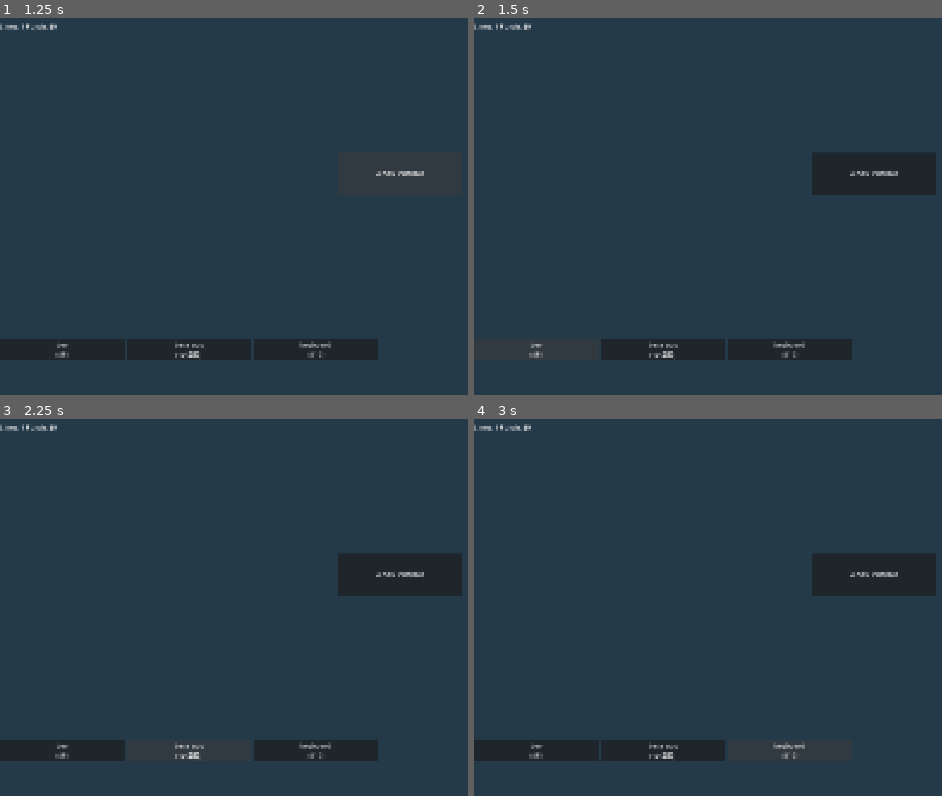
Above: before the commit, frames 1-4 (two rows, left to right).
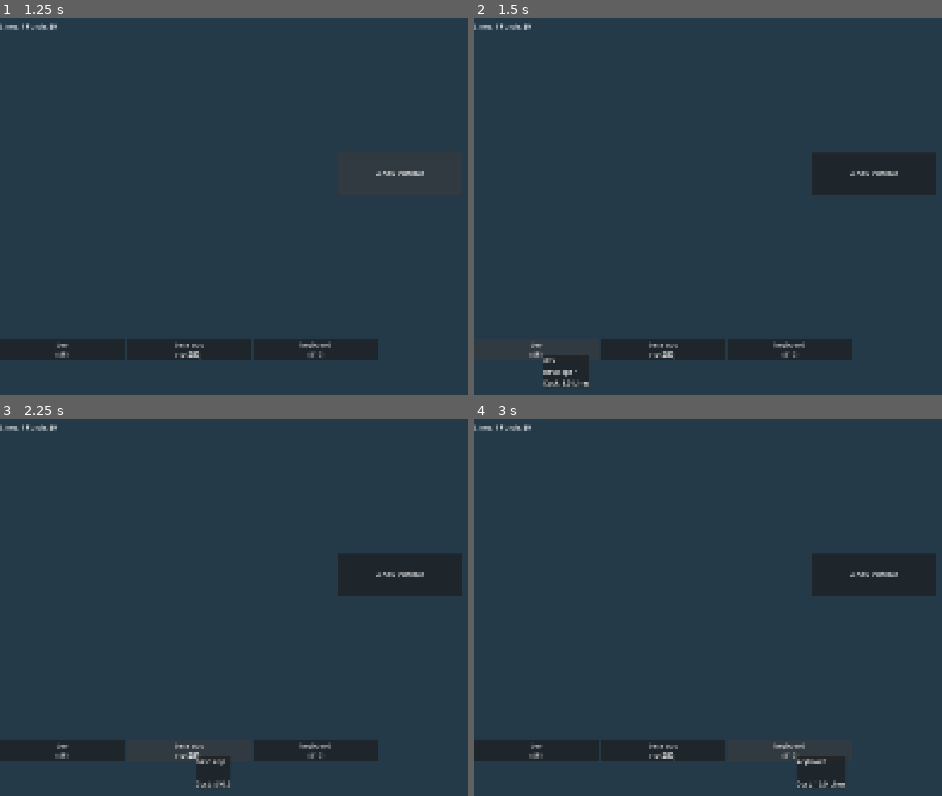
Above: after the commit, the same moments.

Repository: oterma39/devstim
Game: Godot game, scene res://tscn/main/Main.tscn
Two runs of this game, one before a commit and one after it. Both use one fixed random seed, a clock stepped at 60 frames per second and the inputs below.
Inputs:
- Up to frame 1 (1.25 s): click "WORK CODING" at 0.5 s
- Up to frame 2 (1.5 s): click "dev ($5)" at 1.25 s
- Up to frame 3 (2.25 s): click "base app (10 코드)" at 2 s
- Up to frame 4 (3 s): click "keyboard ($10)" at 2.75 s

Frame 1 is identical in both runs. In frame 2, 0.7% of the frame differs, in the area x 14-25%, y 90-98%; in frame 3, 0.5%; in frame 4, 0.7%, in the area x 69-80%, y 89-98%.

Commit message:
툴팁추가

Diff:
--- a/client/project.godot
+++ b/client/project.godot
@@ -21,6 +21,7 @@
 [autoload]
 
 GameState="*uid://v7u0x2yo0wdv"
+Events="*uid://dods2pu4fposi"
 
 [display]
 
--- /dev/null
+++ b/client/src/core/Events.gd
@@ -0,0 +1,5 @@
+# res://src/core/Events.gd
+extends Node
+
+signal show_tooltip(item_data)
+signal hide_tooltip()
--- a/client/src/core/Main.gd
+++ b/client/src/core/Main.gd
@@ -3,7 +3,7 @@
 
 # 1. 상점 버튼 씬 미리 불러오기
 const SHOP_BUTTON_SCENE = preload("res://src/ui/ShopButton.tscn")
-
+const TooltipScript = preload("res://src/ui/Tooltip.gd")
 # 2. 버튼들이 들어갈 컨테이너 연결
 @onready var staff_container = $UI/Root/ShopArea/Staffs
 @onready var upgrade_container = $UI/Root/ShopArea/Upgrade
@@ -53,10 +53,15 @@
 	print("2. 업그레이드 폴더에서 읽어온 개수: ", upgrades.size())
 	_generate_buttons(upgrades, upgrade_container)
 
-	# 3. 프로젝트 생성
+	# 3. 프로젝트 생성 (수정된 부분: 경로 확인 및 디버깅 로그 추가)
 	var projects = _load_resources("res://resources/projects/")
 	print("3. 프로젝트 폴더에서 읽어온 개수: ", projects.size())
-	_generate_buttons(projects, project_container)
+
+	# 프로젝트 컨테이너가 null이 아니고 데이터가 있다면 버튼 생성
+	if projects.size() > 0:
+		_generate_buttons(projects, project_container)
+	else:
+		print("경고: res://resources/projects/ 경로에서 프로젝트 데이터를 찾을 수 없습니다.")
 
 ## 폴더 내의 .tres 파일을 모두 읽어오는 함수
 func _load_resources(path: String) -> Array:
--- a/client/src/ui/ShopButton.gd
+++ b/client/src/ui/ShopButton.gd
@@ -8,11 +8,11 @@
 	data = p_data
 	pivot_offset = size / 2
 
-	if not mouse_entered.is_connected(_on_mouse_entered):
-		mouse_entered.connect(_on_mouse_entered)
-	if not mouse_exited.is_connected(_on_mouse_exited):
-		mouse_exited.connect(_on_mouse_exited)
-
+	# 마우스 진입 시 툴팁 표시 시그널 전송
+	if not mouse_entered.is_connected(_on_mouse_entered_tooltip):
+		mouse_entered.connect(_on_mouse_entered_tooltip)
+	if not mouse_exited.is_connected(_on_mouse_exited_tooltip):
+		mouse_exited.connect(_on_mouse_exited_tooltip)
 	_update_ui()
 
 # --- 1. UI 업데이트 함수 (다국어 tr() 적용) ---
@@ -27,15 +27,13 @@
 			text = "%s\n($%.0f)" % [translated_name, data.base_cost]
 
 # --- 2. 애니메이션 로직 ---
-func _on_mouse_entered() -> void:
-	var tw = create_tween()
-	tw.tween_property(self, "scale", Vector2(1.05, 1.05), 0.1).set_trans(Tween.TRANS_QUAD).set_ease(Tween.EASE_OUT)
+func _on_mouse_entered_tooltip() -> void:
+	if data:
+		# 끄는 과정 없이 바로 새로운 데이터를 전달
+		Events.show_tooltip.emit(data)
 
-
-func _on_mouse_exited() -> void:
-	var tw = create_tween()
-	tw.tween_property(self, "scale", Vector2(1.0, 1.0), 0.1).set_trans(Tween.TRANS_QUAD).set_ease(Tween.EASE_OUT)
-
+func _on_mouse_exited_tooltip() -> void:
+	Events.hide_tooltip.emit()
 
 # --- 3. 통합 _pressed 로직 (로그 및 구입 처리) ---
 func _pressed() -> void:
--- /dev/null
+++ b/client/src/ui/Tooltip.gd
@@ -0,0 +1,70 @@
+# res://src/ui/Tooltip.gd
+extends Control
+
+@onready var panel_container = $Panel
+@onready var title_label = $Panel/VBox/Title
+@onready var desc_label = $Panel/VBox/Desc
+@onready var cost_label = $Panel/VBox/Cost
+
+var current_tween: Tween
+var hide_timer: SceneTreeTimer # 지연 시간을 위한 타이머 변수
+
+func _ready() -> void:
+	visible = false
+	modulate.a = 0.0
+	mouse_filter = Control.MOUSE_FILTER_IGNORE
+
+	if has_node("/root/Events"):
+		if not Events.show_tooltip.is_connected(_on_show_tooltip):
+			Events.show_tooltip.connect(_on_show_tooltip)
+		if not Events.hide_tooltip.is_connected(_on_hide_tooltip):
+			Events.hide_tooltip.connect(_on_hide_tooltip)
+
+func _process(_delta: float) -> void:
+	if visible:
+		global_position = lerp(global_position, get_global_mouse_position() + Vector2(16, 16), 0.3)
+
+func _on_show_tooltip(item_data) -> void:
+	if not item_data:
+		return
+
+	# 1. 끄기 위해 대기하던 타이머가 있다면 취소 (이벤트가 덮어씌워짐)
+	if hide_timer and hide_timer.time_left > 0:
+		hide_timer = null # 타이머 참조 해제
+
+	if current_tween and current_tween.is_running():
+		current_tween.kill()
+
+	# 2. 텍스트 즉시 갱신
+	title_label.text = tr(item_data.item_name)
+	desc_label.text = tr(item_data.description)
+
+	if item_data.purchase_type == 0:
+		cost_label.text = "Cost: %s Lines" % str(item_data.base_cost)
+	else:
+		cost_label.text = "Cost: $%s" % str(item_data.base_cost)
+	# 툴팁이 켜지기 전에 마우스 위치로 위치를 즉시 초기화하여 좌상단 잔상 방지
+	global_position = get_global_mouse_position() + Vector2(16, 16)
+
+	visible = true
+	modulate.a = 1.0
+	scale = Vector2.ONE
+
+	current_tween = create_tween()
+	current_tween.tween_property(self, "modulate:a", 1.0, 0.05)
+
+func _on_hide_tooltip() -> void:
+	# 3. 즉시 끄지 않고 0.05초의 여유(유예 시간)를 둡니다.
+	hide_timer = get_tree().create_timer(0.05)
+	await hide_timer.timeout
+
+	# 유예 시간(0.05초)이 지난 후에도 여전히 다른 버튼이 안 눌렸을 때만 툴팁을 끕니다.
+	if hide_timer == null:
+		return # 다른 버튼으로 넘어가서 타이머가 무효화된 경우
+
+	var tween = create_tween()
+	tween.tween_property(self, "modulate:a", 0.0, 0.05)
+	await tween.finished
+
+	visible = false
+	hide_timer = null
--- a/client/src/ui/Tooltip.tscn
+++ /dev/null
@@ -1,10 +0,0 @@
-[gd_scene format=3 uid="uid://dhua86rdls8c2"]
-
-[node name="Tooltip" type="Control" unique_id=1444150568]
-layout_mode = 3
-anchors_preset = 15
-anchor_right = 1.0
-anchor_bottom = 1.0
-grow_horizontal = 2
-grow_vertical = 2
-mouse_filter = 2
--- a/client/tscn/main/Main.tscn
+++ b/client/tscn/main/Main.tscn
@@ -1,6 +1,7 @@
 [gd_scene format=3 uid="uid://cgh0dbfr5dwlp"]
 
 [ext_resource type="Script" uid="uid://b3p6xlk0v4p8n" path="res://src/core/Main.gd" id="1_p6l2b"]
+[ext_resource type="Script" uid="uid://75two5y0rdwh" path="res://src/ui/Tooltip.gd" id="2_fkw84"]
 
 [node name="Main" type="Node2D" unique_id=865464106]
 script = ExtResource("1_p6l2b")
@@ -78,4 +79,31 @@
 custom_minimum_size = Vector2(300, 0)
 layout_mode = 2
 
+[node name="Tooltip" type="Control" parent="UI" unique_id=316458527]
+layout_mode = 3
+anchors_preset = 15
+anchor_right = 1.0
+anchor_bottom = 1.0
+grow_horizontal = 2
+grow_vertical = 2
+mouse_filter = 2
+script = ExtResource("2_fkw84")
+
+[node name="Panel" type="PanelContainer" parent="UI/Tooltip" unique_id=705261292]
+layout_mode = 0
+offset_right = 40.0
+offset_bottom = 40.0
+
+[node name="VBox" type="VBoxContainer" parent="UI/Tooltip/Panel" unique_id=527519488]
+layout_mode = 2
+
+[node name="Title" type="Label" parent="UI/Tooltip/Panel/VBox" unique_id=127878951]
+layout_mode = 2
+
+[node name="Desc" type="Label" parent="UI/Tooltip/Panel/VBox" unique_id=132396384]
+layout_mode = 2
+
+[node name="Cost" type="Label" parent="UI/Tooltip/Panel/VBox" unique_id=1661692119]
+layout_mode = 2
+
 [connection signal="pressed" from="UI/Root/WorkArea/CodingButton" to="." method="_on_coding_button_pressed"]
Not shown, added: client/src/core/Events.gd.uid
Not shown, added: client/src/ui/Tooltip.gd.uid
